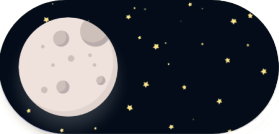
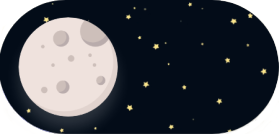
Two versions of the same layered image (279x134). Layer-by-layer changes:
painted on "Слой 1" over (14, 113, 54, 134)
painted on "Слой 2" over (0, 27, 279, 134)
